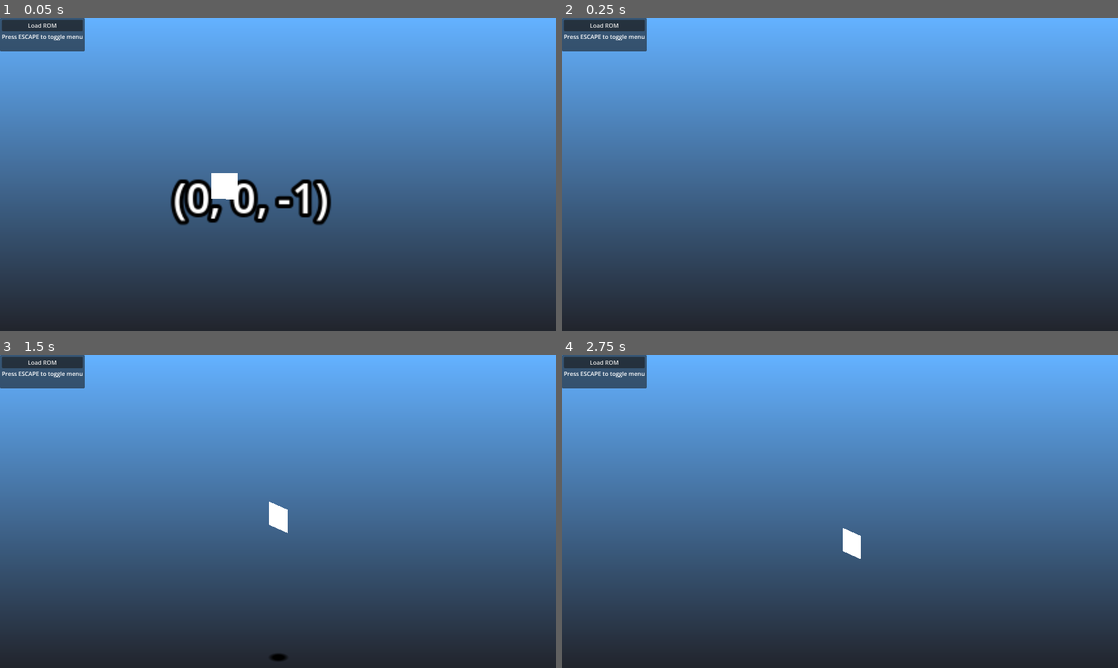
Above: before the commit, frames 1-4 (two rows, left to right).
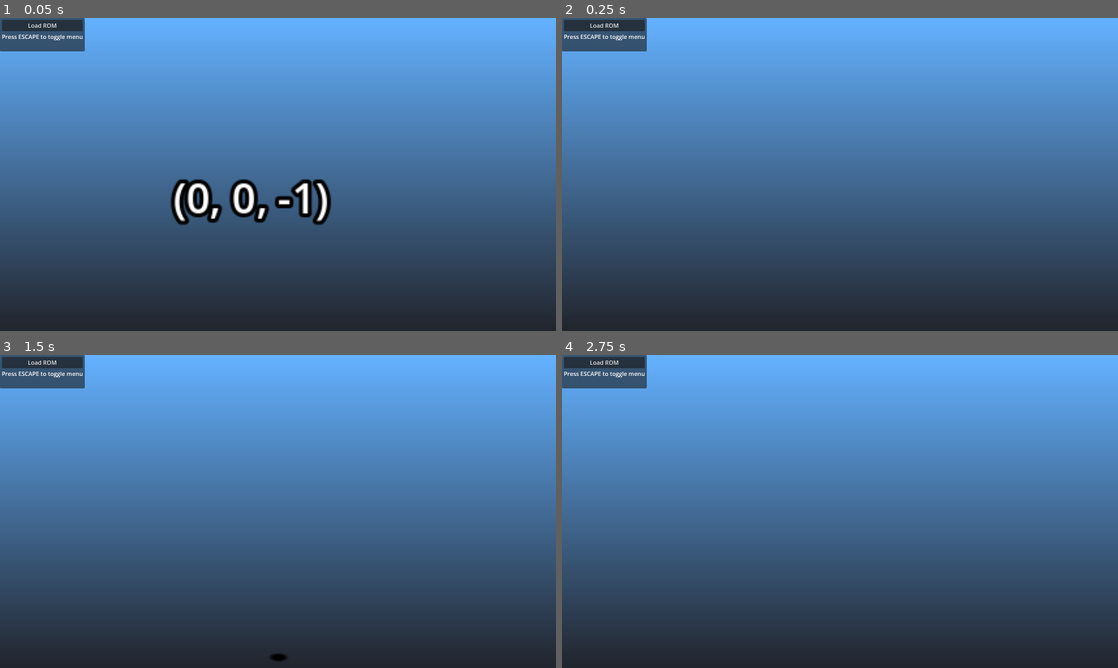
Above: after the commit, the same moments.

Repository: mrgudenheim/TacticsEngineG
Game: Godot game, scene res://src/Map/map_viewer.tscn
Two runs of this game, one before a commit and one after it. Both use one fixed random seed, a clock stepped at 60 frames per second and the inputs below.
Inputs (mouse positions are in pixels of both pictures, inside the frame that each line leads up to):
- Up to frame 1 (0.05 s): no input
- Up to frame 2 (0.25 s): no input
- Up to frame 3 (1.5 s): tap Enter (ui_accept) at 0.5, 0.77 s; move the mouse to (400, 495) at 0.52 s; hold D 0.53-1.25 s; click (400, 495) at 0.6 s; drag from (166, 527) to (250, 574) at 1.27 s
- Up to frame 4 (2.75 s): move the mouse to (895, 442) at 2.02 s; hold D from 2.03 s (still down); tap Left (camera_left) at 2.1 s; click (895, 442) at 2.3 s

The runs differ from the first frame. In frame 1, 0.4% of the frame differs, in the area x 38-43%, y 49-58%; in frame 2, nothing differs; in frame 3, 0.3%; in frame 4, 0.2%.
Error in both runs: Invalid access to property or key 'sequences' on a base object of type 'Nil'. (res://src/Unit/unit_animation_manager.gd:504)

Commit message:
initial approximation of stasis sword vfx

Diff:
--- a/src/Map/map_viewer.tscn
+++ b/src/Map/map_viewer.tscn
@@ -201,12 +201,13 @@
 grow_vertical = 2
 texture = SubResource("GradientTexture2D_1dnhu")
 
-[node name="Unit" type="Node3D" parent="." node_paths=PackedStringArray("controller", "animation_manager", "particle_vfx", "vfx_frame_quad")]
+[node name="Unit" type="Node3D" parent="." node_paths=PackedStringArray("controller", "animation_manager", "particle_vfx", "vfx_frame_quad", "vfx_location")]
 script = ExtResource("8_o41s4")
 controller = NodePath("CharacterBody3D")
 animation_manager = NodePath("CharacterBody3D/UnitAnimationManager")
 particle_vfx = NodePath("../CPUParticles3D")
 vfx_frame_quad = NodePath("CharacterBody3D/VfxFrameViewer")
+vfx_location = NodePath("../VfxEmitter")
 
 [node name="CharacterBody3D" type="CharacterBody3D" parent="Unit" node_paths=PackedStringArray("phantom_camera")]
 transform = Transform3D(0.707107, 0, 0.707107, 0, 0.999999, 0, -0.707107, 0, 0.707107, 0, 0, 0)
@@ -354,6 +355,7 @@
 
 [node name="VfxFrameViewer" type="MeshInstance3D" parent="Unit/CharacterBody3D"]
 transform = Transform3D(0.707107, 0, -0.707107, 0, 1, 0, 0.707107, 0, 0.707107, 0, 1, 0)
+visible = false
 mesh = SubResource("QuadMesh_l6aii")
 skeleton = NodePath("../../..")
 
@@ -378,10 +380,11 @@
 mesh = SubResource("QuadMesh_foefj")
 
 [node name="VfxEmitter" type="Node3D" parent="."]
-transform = Transform3D(1, 0, 0, 0, 0.553391, -0.832921, 0, 0.832921, 0.553391, 0, 3.51982, 2.72607)
+transform = Transform3D(1, 0, 0, 0, 1, 0, 0, 0, 1, 10, 4, -2)
 
 [node name="CPUParticles3D" type="CPUParticles3D" parent="."]
 transform = Transform3D(1, 0, 0, 0, -4.37114e-08, -1, 0, 1, -4.37114e-08, 5, 0, -5)
+visible = false
 amount = 1
 lifetime = 1.2
 mesh = SubResource("QuadMesh_tjj5r")
--- a/src/Unit/unit.gd
+++ b/src/Unit/unit.gd
@@ -10,6 +10,7 @@
 
 @export var particle_vfx: CPUParticles3D
 @export var vfx_frame_quad: MeshInstance3D
+@export var vfx_location: Node3D
 
 var can_move: bool = true
 
@@ -90,6 +91,8 @@
 		await get_tree().create_timer(0.1 + (ability_data.ticks_charge_time * 0.1)).timeout
 	if ability_data.animation_executing_id != 0:
 		animation_manager.unit_debug_menu.anim_id_spin.value = ability_data.animation_executing_id + int(is_back_facing)
+		ability_data.display_vfx(vfx_location)
+
 		await animation_manager.animation_completed
 
 	animation_manager.unit_debug_menu.anim_id_spin.value = idle_animation_id  + int(is_back_facing)
--- a/src/file_formats/ability_data.gd
+++ b/src/file_formats/ability_data.gd
@@ -92,3 +92,53 @@
 	if animation_executing_id == 0:
 		animation_executing_id = 0x3e * 2 # TODO look up based on equiped weapon and target relative height
 		# use RomReader.battle_bin_data.weapon_animation_ids
+
+
+func display_vfx(location: Node3D) -> void:
+	if vfx_id != 163: # TODO handle vfx other than stasis sword
+		return
+
+	var children: Array[Node] = location.get_children()
+	for child: Node in children:
+		child.queue_free()
+
+
+	var frame_meshes: Array[ArrayMesh] = []
+	for frameset_idx: int in [0, 1, 2, 17, 34, 55, 76, 98, 110]:
+		frame_meshes.append(vfx_data.get_frame_mesh(frameset_idx))
+
+	for frame_mesh_idx: int in range(2, frame_meshes.size() - 2):
+		var mesh_instance: MeshInstance3D = MeshInstance3D.new()
+		mesh_instance.mesh = frame_meshes[frame_mesh_idx]
+		location.add_child(mesh_instance)
+
+		mesh_instance.position.y += 5
+		var target_pos: Vector3 = Vector3.ZERO
+		if frame_mesh_idx == 5:
+			target_pos.y -= 15 * MapData.SCALE
+
+		# https://docs.godotengine.org/en/stable/classes/class_tween.html
+		var tween: Tween = location.create_tween()
+		tween.tween_property(mesh_instance, "position", target_pos, 0.7).set_trans(Tween.TRANS_QUAD).set_ease(Tween.EASE_IN)
+
+		await location.get_tree().create_timer(0.4).timeout
+
+	await location.get_tree().create_timer(0.4).timeout
+
+	children = location.get_children() # store current children to remove later
+
+	for frame_mesh_idx: int in [1, 0]:
+		var mesh_instance: MeshInstance3D = MeshInstance3D.new()
+		mesh_instance.mesh = frame_meshes[frame_mesh_idx]
+		location.add_child(mesh_instance)
+
+	await location.get_tree().create_timer(0.2).timeout
+
+	for child: Node in children:
+		child.queue_free()
+
+	await location.get_tree().create_timer(0.6).timeout
+
+	children = location.get_children()
+	for child: Node in children:
+		child.queue_free()
--- a/src/file_formats/spr.gd
+++ b/src/file_formats/spr.gd
@@ -94,8 +94,14 @@
 		color.g8 = roundi(255 * (color.g8 / float(31)))
 		color.r8 = roundi(255 * (color.r8 / float(31)))
 
-		if color == Color.BLACK or alpha_bit == 1:
+		if color == Color.BLACK:
+			color.a8 = 0
+		elif alpha_bit == 1:
 			color.a8 = roundi(color.v * 255)
+			#color.a8 = 127
+			#if color.v < 0.5:
+				#color.a8 = roundi(color.v * 255)
+			#color.a8 = 127 + roundi(color.v * 255)
 
 		# if first color in 16 color palette is black, treat it as transparent
 		if (i % 16 == 0
